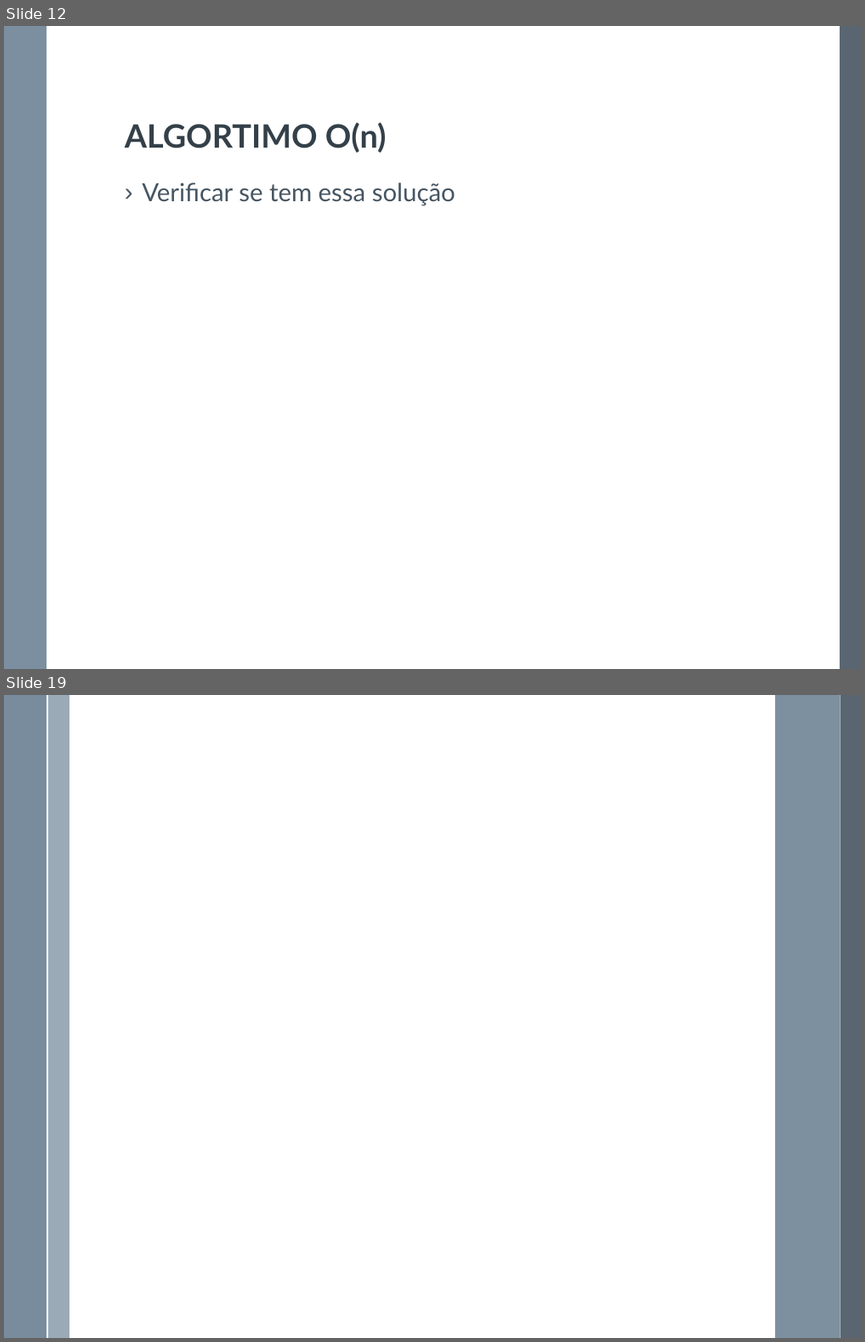
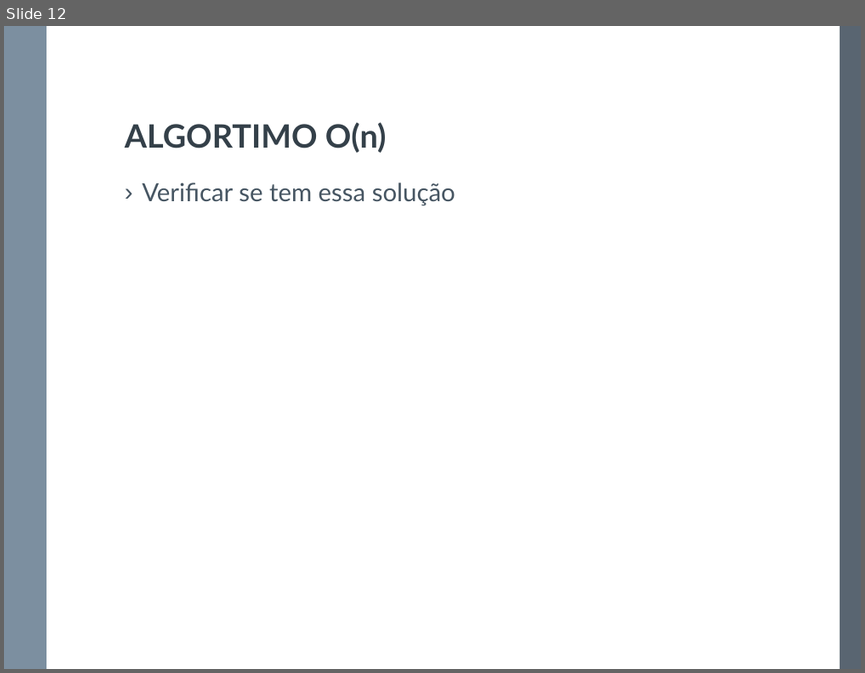
Before and after one commit to denisjose/divideandconquer, a slide deck: Apresentação.pptx. Shown one above the other, each under a label of ours: slides 12 and 19 before the commit, slide 12 after it; the slides between them are not shown. The pictures are 865x1342 and 865x673 pixels, drawn with LibreOffice and Linux fonts; fonts in the diff are those of the drawing. Boxes give left, top, right and bottom in pixels: in the first picture for what was removed or moved away, otherwise in the second. Text is boxed around its words. In the diff, an @@ line names an element or a change of style, - is before the commit and + after.

```diff
--- a/Apresentação.pptx
+++ b/Apresentação.pptx
@@ slide 19 removed at <box>4,695,861,1338</box>, background #FFFFFF; not listed: 1 template element that a slide beside it also shows @@
@@ rectangle removed at <box>4,695,46,1338</box> @@
@@ rectangle removed at <box>47,695,69,1338</box> @@
@@ rectangle removed at <box>775,695,840,1338</box> @@
@@ rectangle removed at <box>840,695,861,1338</box> @@
```
Also in this commit, not shown: 5 slides changed, 8 other slides removed, 2 other files.
